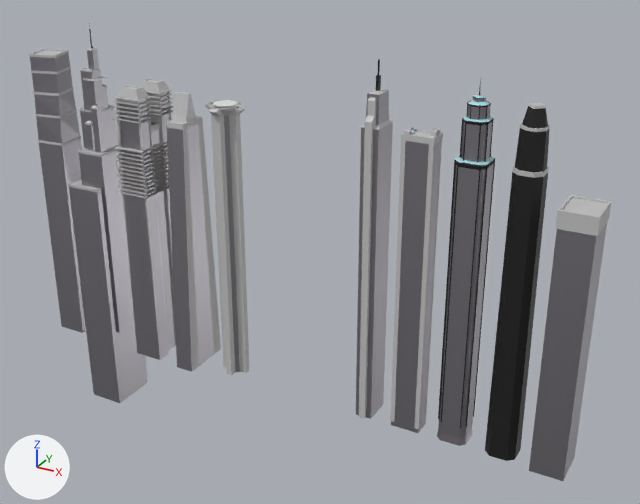
The Blender file Assets/Art/3d/Building1.blend: old version first, new version second.
Rendered twice from a 50 mm lens placed at (26.5, -47.1, 21.2), pointed at (-0.1, 1.2, -2.9). The axes (+X, +Y, +Z) are drawn at lower left. The lights are the same throughout.
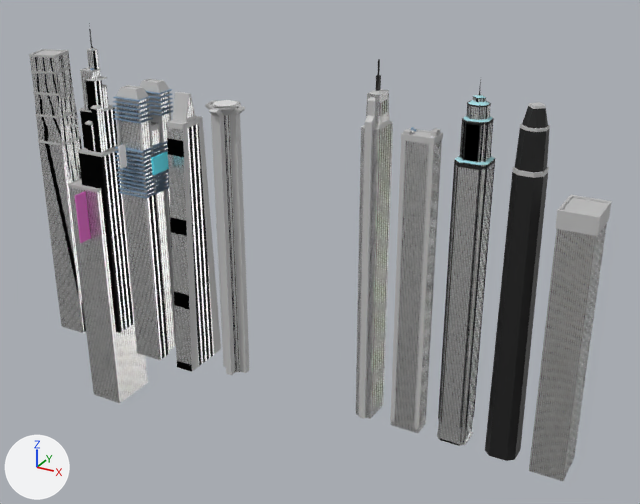
Where the change shows, as pixel boxes [x1, y1, x2, y2] in the pictures (640 x 504 px):
'Building3', surface changed, shading changed
    both: [68, 48, 148, 403]
'Cube.009', surface changed
    both: [529, 227, 605, 481]
'Cube.001', surface changed, recoloured
    both: [113, 86, 176, 360]
'Building1', surface changed
    both: [437, 96, 495, 446]
'Building2', surface changed, shading changed
    both: [390, 139, 442, 433]
'Cube.005', surface changed
    both: [166, 95, 217, 372]
'Cube.007', surface changed
    both: [29, 51, 86, 333]
'Billboard3', added
    after: [75, 191, 91, 243]
'Billboard1', added
    after: [151, 152, 169, 175]
'Billboard2', added
    after: [118, 144, 127, 169]
part 1 of me_cube_001, recoloured (grey to blue)
    both: [113, 89, 174, 199]
part 2 of me_cube_002, shading changed
    both: [68, 23, 148, 403]
part 3 of me_cube_003, shading changed
    both: [390, 127, 443, 433]

What changed in the scene script:
```text
Change mat_building1base:
    where n1 = _N.new('ShaderNodeBsdfPrincipled'); n1.name = 'Principled BSDF'
    remove n1.inputs[0].default_value = (0.41, 0.392, 0.429, 1.0)  # 'Base Color', grey #aca8af
    add n2 = _N.new('ShaderNodeTexBrick'); n2.name = 'Brick Texture'
    add n2.squash_frequency = 4
    add n2.inputs[1].default_value = (1.0, 1.0, 1.0, 1.0)  # 'Color1', white #ffffff
    add n2.inputs[2].default_value = (1.0, 1.0, 1.0, 1.0)  # 'Color2', white #ffffff
    add n2.inputs[4].default_value = 3.9  # 'Scale'
    add n2.inputs[5].default_value = 0.025  # 'Mortar Size'
    add n2.inputs[6].default_value = 0.0  # 'Mortar Smooth'
    add n2.inputs[8].default_value = 0.2  # 'Brick Width'
    add _L.new(n2.outputs[0], n1.inputs[0])  # 'Color' to 'Base Color'
Add mat_billboardteal:
    mat_billboardteal = principled_material('BillboardTeal')
    mat_billboardteal.base_color = (0.081, 0.835, 1.0)  # cyan #50ecff
Add mat_billboardwhite:
    mat_billboardwhite = principled_material('BillboardWhite')
    mat_billboardwhite.base_color = (1.0, 0.97, 0.97)  # white #fffcfc
Add mat_billboardpink:
    mat_billboardpink = principled_material('BillboardPink')
    mat_billboardpink.base_color = (1.0, 0.144, 0.733)  # pink #ff6ade
Change me_cube_001:
    where me_cube_001.from_pydata(...)  # 324 vertices, 238 faces; spans x -1.4..1.1, y -1.9..1.9, z -14.1..6.6
    used by ob_cube_001; location = (-13.38, 0.0, 0.68)
    me_cube_001 part 1: 112 of the faces centred in x -1.2..1.1, y -1.9..1.9, z -0.9..6.0 switch from mat_concrete (light grey #c3c3c3) to mat_bluepainted (blue #7a99b2)
Change me_cube_002:
    where me_cube_002.from_pydata(...)  # 694 vertices, 688 faces; spans x -2.3..0.9, y -1.5..2.1, z -19.5..10.3
    used by ob_building3; location = (-17.56, 0.0, 0.68)
    me_cube_002 part 2: all faces are now shaded smooth (688 of 688 changed)
Change me_cube_003:
    where me_cube_003.from_pydata(...)  # 418 vertices, 328 faces; spans x -1.0..1.0, y -1.0..0.3, z -14.1..6.4
    used by ob_building2; location = (7.54, 0.0, 0.68)
    me_cube_003 part 3: all faces are now shaded smooth (328 of 328 changed)
Add me_cube_012:
    me_cube_012.from_pydata(...)  # a box spanning x -1.0..1.0, y -0.81..0.81, z -1.0..1.0
    me_cube_012.materials.append(mat_billboardteal)  # cyan #50ecff
Add me_cube_011:
    me_cube_011.from_pydata(...)  # a box spanning x -1.0..1.0, y -0.81..0.81, z -1.0..1.0
    me_cube_011.materials.append(mat_billboardwhite)  # white #fffcfc
Add me_cube_009:
    me_cube_009.from_pydata(...)  # a box spanning x -1.0..1.0, y -1.0..1.0, z -1.0..1.0
    me_cube_009.materials.append(mat_billboardpink)  # pink #ff6ade
Change ob_building3:
    add _m = ob_building3.modifiers.new('EdgeSplit', 'EDGE_SPLIT')
    add _m.split_angle = 0.805
Change ob_building2:
    add _m = ob_building2.modifiers.new('EdgeSplit', 'EDGE_SPLIT')
    add _m.split_angle = 0.901
Add ob_billboard1:
    ob_billboard1 = bpy.data.objects.new('Billboard1', me_cube_012)
    ob_billboard1.location = (-10.4, -2.33, 2.74)
    ob_billboard1.rotation_euler = (3.142, 0.0, 0.0)  # degrees (180, 0, 0)
    ob_billboard1.scale = (-0.0509, 1.01, 0.601)
Add ob_billboard2:
    ob_billboard2 = bpy.data.objects.new('Billboard2', me_cube_011)
    ob_billboard2.location = (-13.61, -2.33, 2.74)
    ob_billboard2.rotation_euler = (1.571, 0.0, 0.0)  # degrees (90, 0, 0)
    ob_billboard2.scale = (-0.0282, 0.997, 0.334)
Add ob_billboard3:
    ob_billboard3 = bpy.data.objects.new('Billboard3', me_cube_009)
    ob_billboard3.location = (-18.25, -2.07, -2.73)
    ob_billboard3.scale = (-0.0282, 0.533, 1.87)
```
